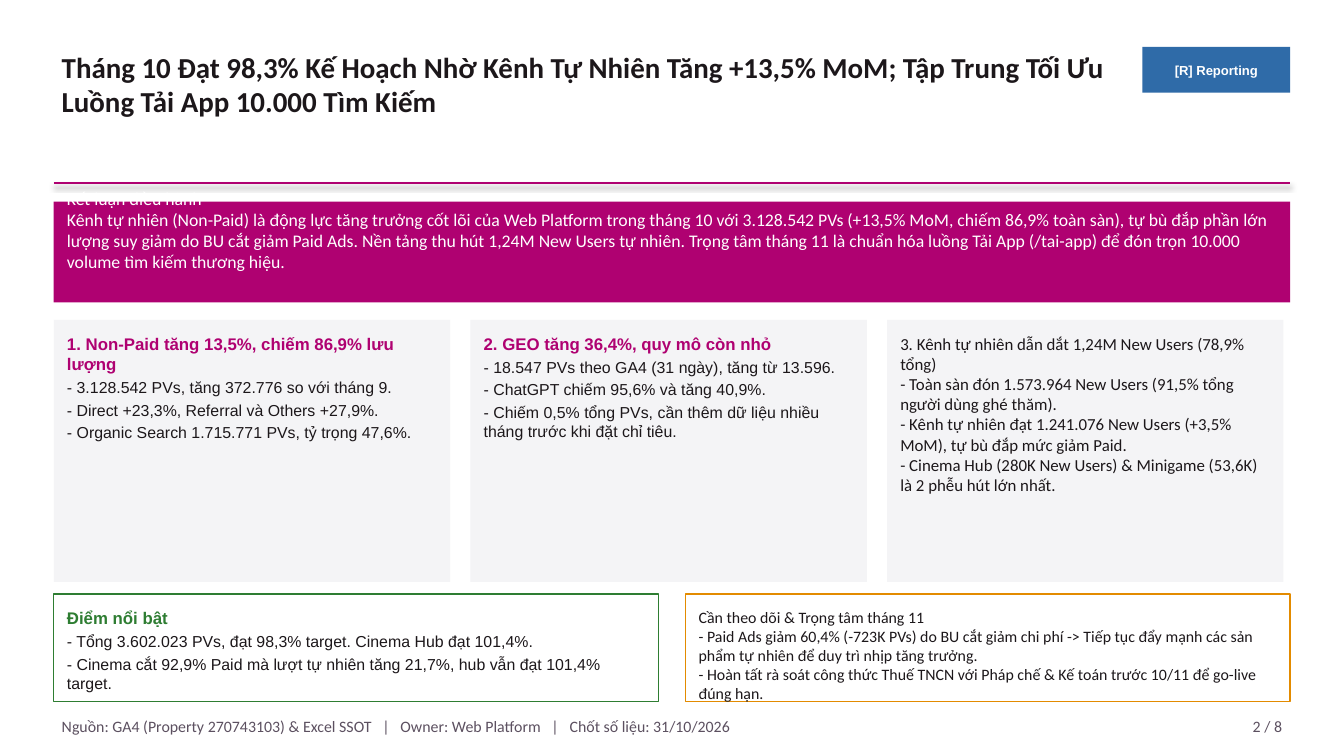
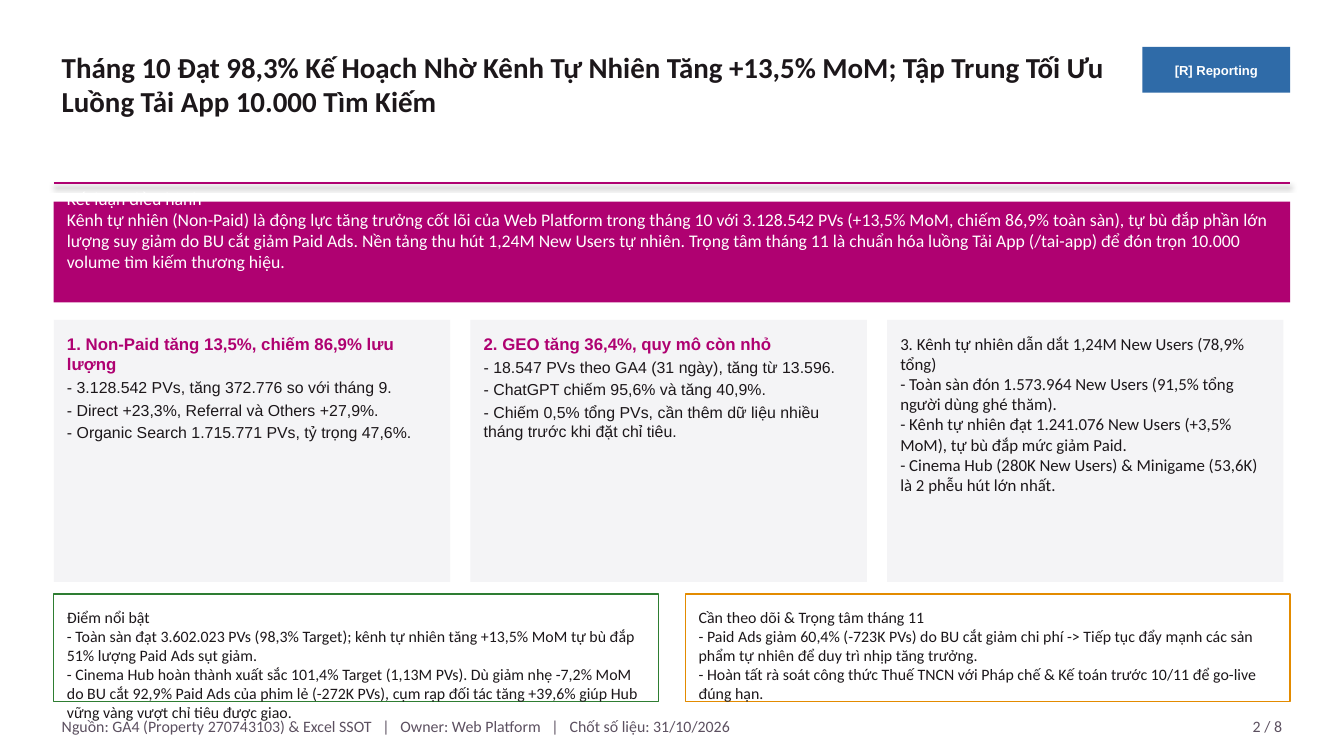
Before and after one commit to stormhoang/hienho-knowledgebase, a slide deck: slide 2 of 07_REPORTS/docs/presentations/Web_Platform_Thang_10_2026_Pyramid.pptx. Drawn at 1344x756 pixels with LibreOffice and Linux fonts; fonts in the diff are those of the drawing. Boxes give left, top, right and bottom in pixels: in the first picture for what was removed or moved away, otherwise in the second. Text is boxed around its words. In the diff, an @@ line names an element or a change of style, - is before the commit and + after.

Commit message:
fix(report): reconcile Cinema Hub on target (101.4%) and remove 'suy ra' from Non-Paid

```diff
--- a/07_REPORTS/docs/presentations/Web_Platform_Thang_10_2026_Pyramid.pptx
+++ b/07_REPORTS/docs/presentations/Web_Platform_Thang_10_2026_Pyramid.pptx
@@ text in rectangle at box(67, 610, 638, 702): text changed; font Arial to Calibri @@
-Điểm nổi bật
-- Tổng 3.602.023 PVs, đạt 98,3% target. Cinema Hub đạt 101,4%.
-- Cinema cắt 92,9% Paid mà lượt tự nhiên tăng 21,7%, hub vẫn đạt 101,4% target.
+Điểm nổi bật
+- Toàn sàn đạt 3.602.023 PVs (98,3% Target); kênh tự nhiên tăng +13,5% MoM tự bù đắp 51% lượng Paid Ads sụt giảm.
+- Cinema Hub hoàn thành xuất sắc 101,4% Target (1,13M PVs). Dù giảm nhẹ -7,2% MoM do BU cắt 92,9% Paid Ads của phim lẻ (-272K PVs), cụm rạp đối tác tăng +39,6% giúp Hub vững vàng vượt chỉ tiêu được giao.
```
Also in this commit, not shown: 2 other slides changed, 1 other file.
